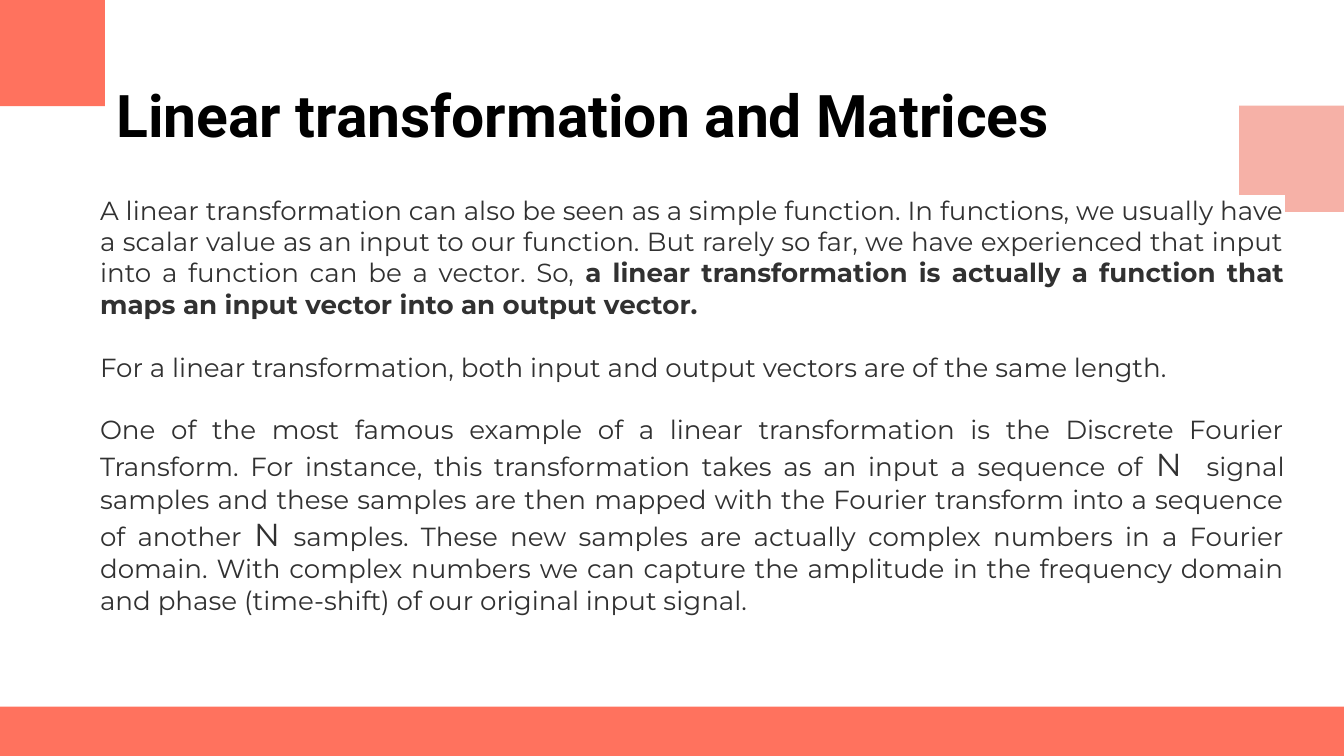
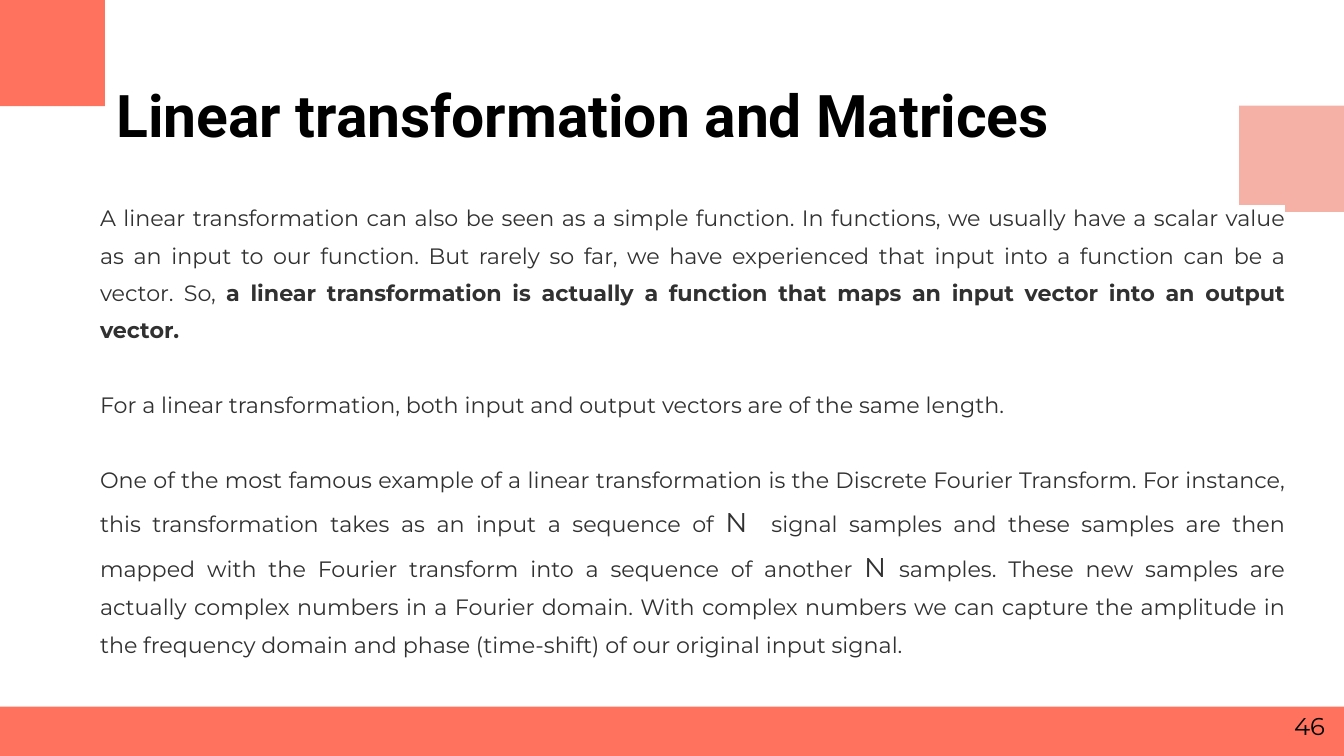
Before and after one commit to RashmivernekarN/ai_with_python_keonics, a slide deck: slide 46 of Module3/Business Statistics.pptx. Drawn at 1344x756 pixels with LibreOffice and Linux fonts; fonts in the diff are those of the drawing. Boxes give left, top, right and bottom in pixels: in the first picture for what was removed or moved away, otherwise in the second. Text is boxed around its words. In the diff, an @@ line names an element or a change of style, - is before the commit and + after.

```diff
--- a/Module3/Business Statistics.pptx
+++ b/Module3/Business Statistics.pptx
@@ text "A linear transformation can also ..." at [100, 209, 1285, 658]: size 14 to 11.9 pt; size 17 to 14.4 pt in "N N"; line spacing 1 to 1.4 @@
@@ page number added at [1294, 718, 1325, 735], 13 pt, text #000000 @@
+46
```
Also in this commit, not shown: 76 other slides changed, 2 slides removed, 2 other files.
